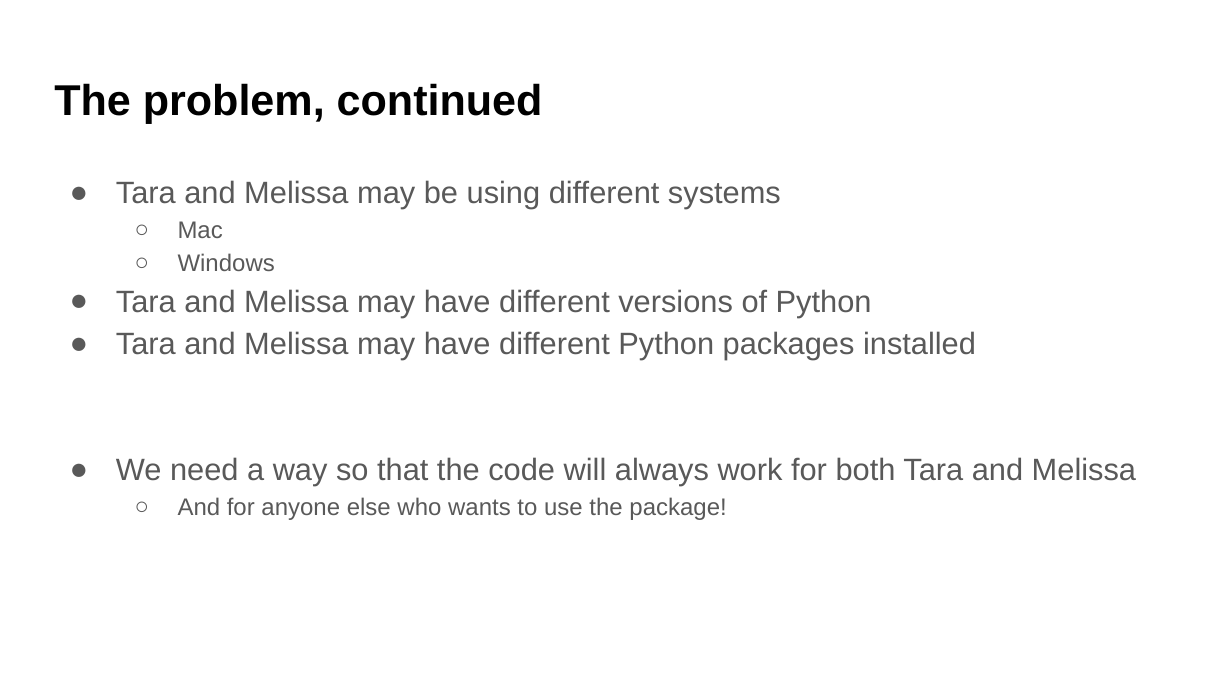
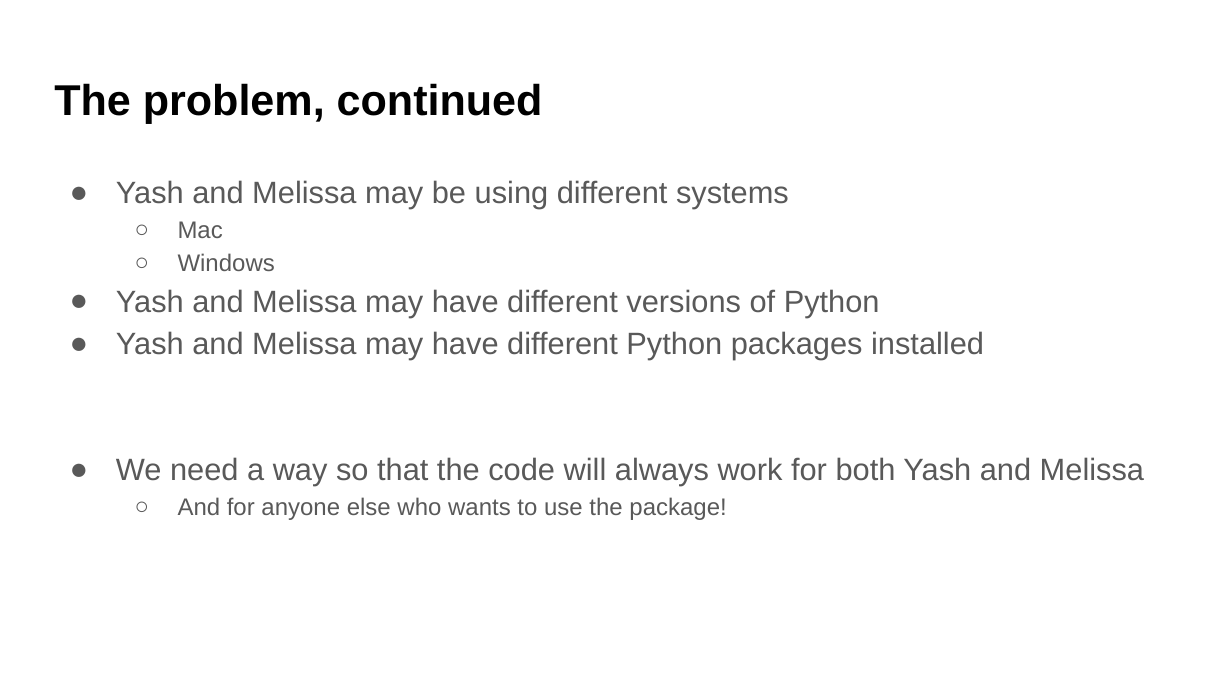
Before and after one commit to UWDATA515/lecture-materials, a slide deck: slide 8 of 09/DATA515_09_VirtualEnvironments.pptx (slide 4 before the commit). Drawn at 1232x693 pixels with LibreOffice and Linux fonts; fonts in the diff are those of the drawing; background and template pictures are left out. Boxes give left, top, right and bottom in pixels: in the first picture for what was removed or moved away, otherwise in the second. Text is boxed around its words. In the diff, an @@ line names an element or a change of style, - is before the commit and + after.

```diff
--- a/09/DATA515_09_VirtualEnvironments.pptx
+++ b/09/DATA515_09_VirtualEnvironments.pptx
@@ text at [116, 180, 789, 209]: text changed @@
-● Tara and Melissa may be using different systems
+● Yash and Melissa may be using different systems
@@ text at [116, 289, 1144, 486]: text changed @@
-● Tara and Melissa may have different versions of Python
-● Tara and Melissa may have different Python packages installed
-● We need a way so that the code will always work for both Tara and Melissa
+● Yash and Melissa may have different versions of Python
+● Yash and Melissa may have different Python packages installed
+● We need a way so that the code will always work for both Yash and Melissa
```
Also in this commit, not shown: 6 other slides changed, 6 slides added, 5 other files.
